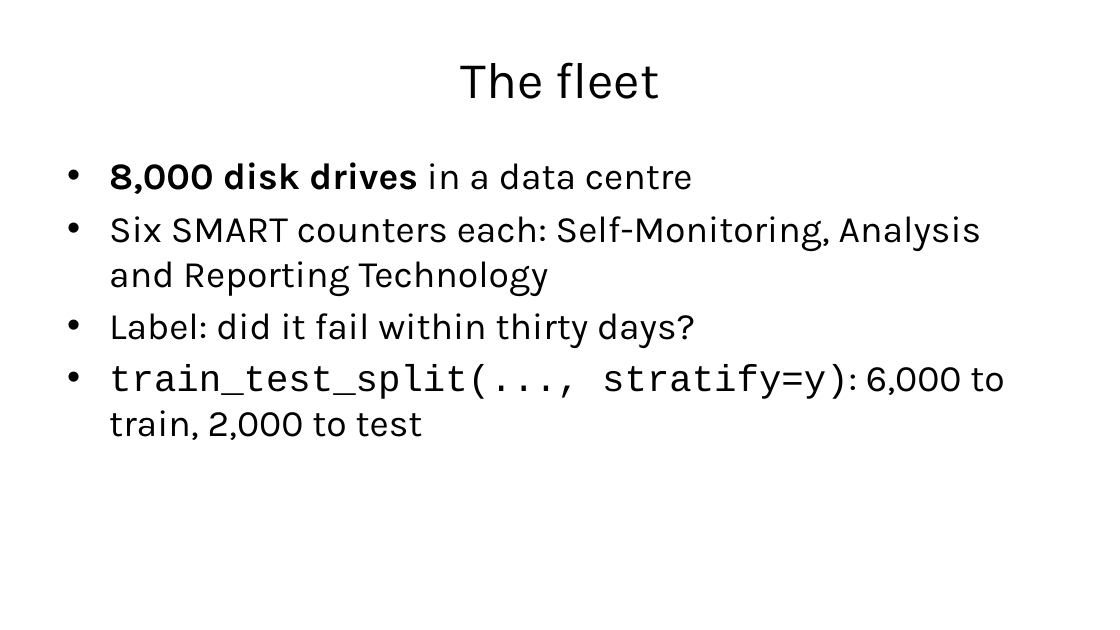
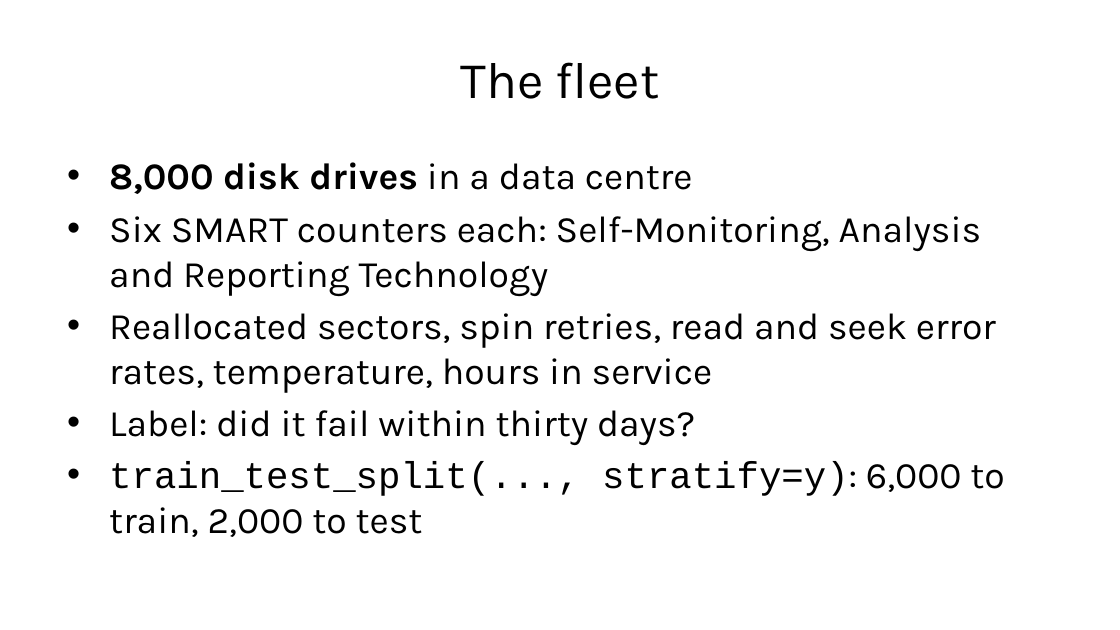
Before and after one commit to fabioantonini/technologies-for-artificial-intelligence, a slide deck: slide 5 of Lessons/04_classification_and_metrics/Slides/classification_and_metrics_slides.pptx. Drawn at 1120x630 pixels with LibreOffice and Linux fonts; fonts in the diff are those of the drawing; background and template pictures are left out. Boxes give left, top, right and bottom in pixels: in the first picture for what was removed or moved away, otherwise in the second. Text is boxed around its words. In the diff, an @@ line names an element or a change of style, - is before the commit and + after.

```diff
--- a/Lessons/04_classification_and_metrics/Slides/classification_and_metrics_slides.pptx
+++ b/Lessons/04_classification_and_metrics/Slides/classification_and_metrics_slides.pptx
@@ text at (x1=109, y1=313, x2=996, y2=393): paragraph added @@
+• Reallocated sectors, spin retries, read and seek error rates, temperature, hours in service
```
Also in this commit, not shown: 2 other files.
